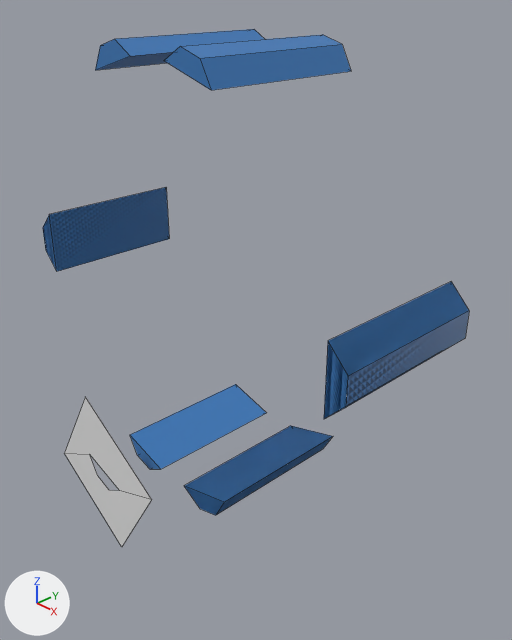
A saved change to the Blender file models/blend_files/magnetic_pole_v2.blend.
The view is the same before and after, from a 50 mm lens placed at (0.199, -0.171, 0.109), pointed at (0.014, 0.003, -0.016). Arrows for +X, +Y and +Z are at lower left; the lights stay in place. Mesh edges are drawn as thin lines.

The older version as bpy lines, for what is in view:
```python
me_cube_004 = bpy.data.meshes.new('Cube.004')
me_cube_004.from_pydata(...)  # 12 vertices, 8 faces; spans x -4.742..-4.351, y 2.046..2.886, z -0.305..0.305
me_cube_004.materials.append(mat_material_004)  # blue #3878ba
me_cube_010 = bpy.data.meshes.new('Cube.010')
me_cube_010.from_pydata(...)  # 12 vertices, 8 faces; spans x -4.742..-4.351, y 2.046..2.886, z -0.305..0.305
me_cube_010.materials.append(mat_material_001)  # blue #3878ba
me_cube_013 = bpy.data.meshes.new('Cube.013')
me_cube_013.from_pydata(...)  # 8 vertices, 6 faces; spans x -0.128..0.205, y -0.353..0.373, z -0.305..0.305
me_cube_013.materials.append(mat_material_001)  # blue #3878ba
me_plane = bpy.data.meshes.new('Plane')
me_plane.from_pydata(...)  # 8 vertices, 2 faces; spans x -0.305..0.305, y -0.305..0.305, z 0.0
ob_new_slide_1 = bpy.data.objects.new('new slide 1', me_cube_013)
ob_new_slide_1.location = (-0.0208, 0.0, 0.0821)
ob_new_slide_1.rotation_euler = (1.571, 4.206, 0.0)  # degrees (90, 241, 0)
ob_new_slide_1.scale = (0.0312, 0.0312, 0.104)
ob_new_slide_4 = bpy.data.objects.new('new slide 4', me_cube_010)
ob_new_slide_4.location = (0.02, 0.0, 0.0795)
ob_new_slide_4.rotation_euler = (1.571, 4.206, 0.0)  # degrees (90, 241, 0)
ob_new_slide_4.scale = (0.0312, 0.0312, 0.104)
ob_old_slide_4 = bpy.data.objects.new('old slide 4', me_cube_004)
ob_old_slide_4.location = (0.02, 0.0, 0.0795)
ob_old_slide_4.rotation_euler = (1.571, 4.206, 0.0)  # degrees (90, 241, 0)
ob_old_slide_4.scale = (0.0312, 0.0312, 0.104)
ob_plane = bpy.data.objects.new('Plane', me_plane)
ob_plane.location = (-0.0208, -0.0524, -0.0821)
ob_plane.rotation_euler = (1.571, 3.7, 0.0)  # degrees (90, 212, 0)
ob_plane.scale = (0.0833, 0.0833, 1.0)
# also in view: 'new slide 5' at (-0.02, 0.0, -0.083); 'new slide 3' at (0.085, 0.0, 0.0); 'new slide 2' at (0.02, 0.0, 0.083); 'new slide 6' at (-0.085, 0.0, 0.0)
```
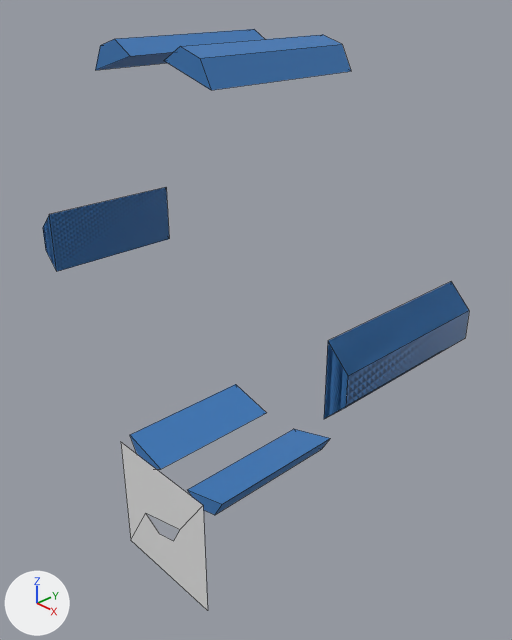
Commit message: new slide 4

Changed parts and their boxes (x1, y1, x2, y2) in the pictures (512 x 640 px):
'Plane', moved, turned: before (65, 397, 152, 547); after (121, 442, 208, 611)
'old slide 4', hidden (blue): before (184, 426, 333, 515)
'new slide 4', reshaped (not visible before): after (188, 429, 330, 515)

The change, as a diff of the scene's bpy script:
```diff
--- a/models/blend_files/magnetic_pole_v2.blend.py
+++ b/models/blend_files/magnetic_pole_v2.blend.py
@@ me_cube_010 @@
 # used by ob_new_slide_4; location = (0.02, 0.0, 0.0795); rotation_euler = (1.571, 4.206, 0.0), in degrees (90, 241, 0); scale = (0.0312, 0.0312, 0.104)
-me_cube_010.from_pydata(...)  # 12 vertices, 8 faces; spans x -4.742..-4.351, y 2.046..2.886, z -0.305..0.305
+me_cube_010.from_pydata(...)  # 8 vertices, 6 faces; spans x -4.738..-4.405, y 2.112..2.838, z -0.305..0.305
+# me_cube_010 part 1: the whole mesh is rebuilt
 me_cube_010.materials.append(mat_material_001)
@@ ob_old_slide_4 @@
 ob_old_slide_4.scale = (0.0312, 0.0312, 0.104)
+ob_old_slide_4.hide_set(True)
@@ ob_plane @@
 ob_plane = bpy.data.objects.new('Plane', me_plane)
-ob_plane.location = (-0.0208, -0.0524, -0.0821)
-ob_plane.rotation_euler = (1.571, 3.7, 0.0)  # degrees (90, 212, 0)
+ob_plane.location = (0.0208, -0.0524, -0.0821)
+ob_plane.rotation_euler = (1.571, 3.142, 0.0)  # degrees (90, 180, 0)
 ob_plane.scale = (0.0833, 0.0833, 1.0)
```
